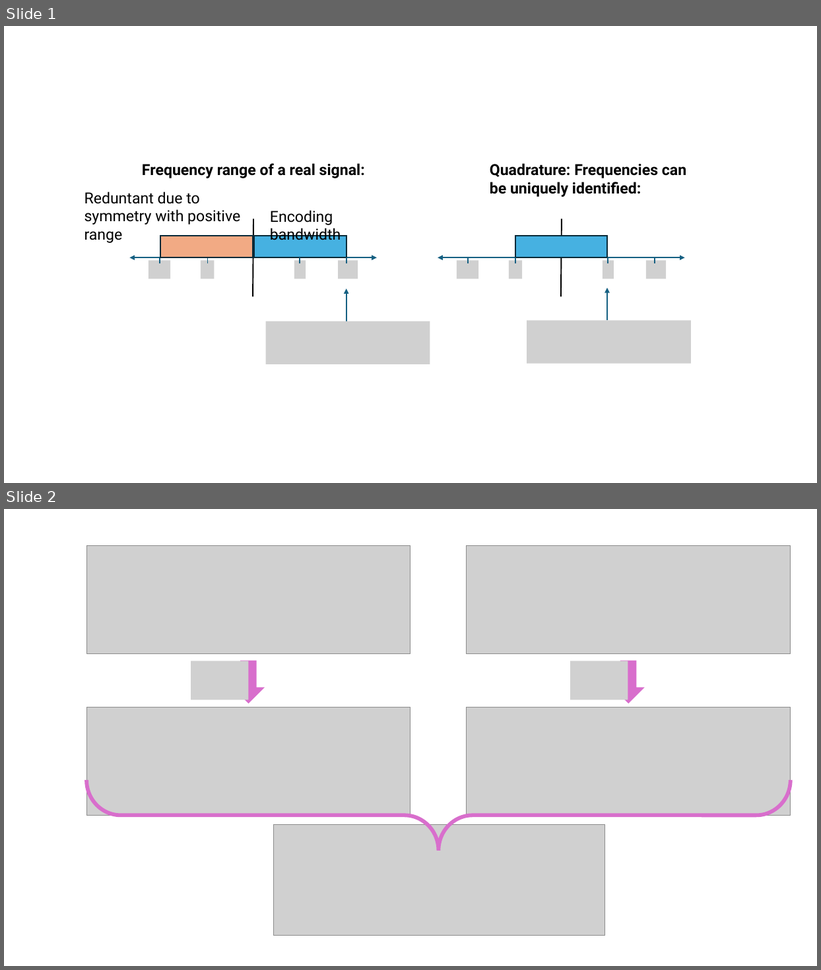
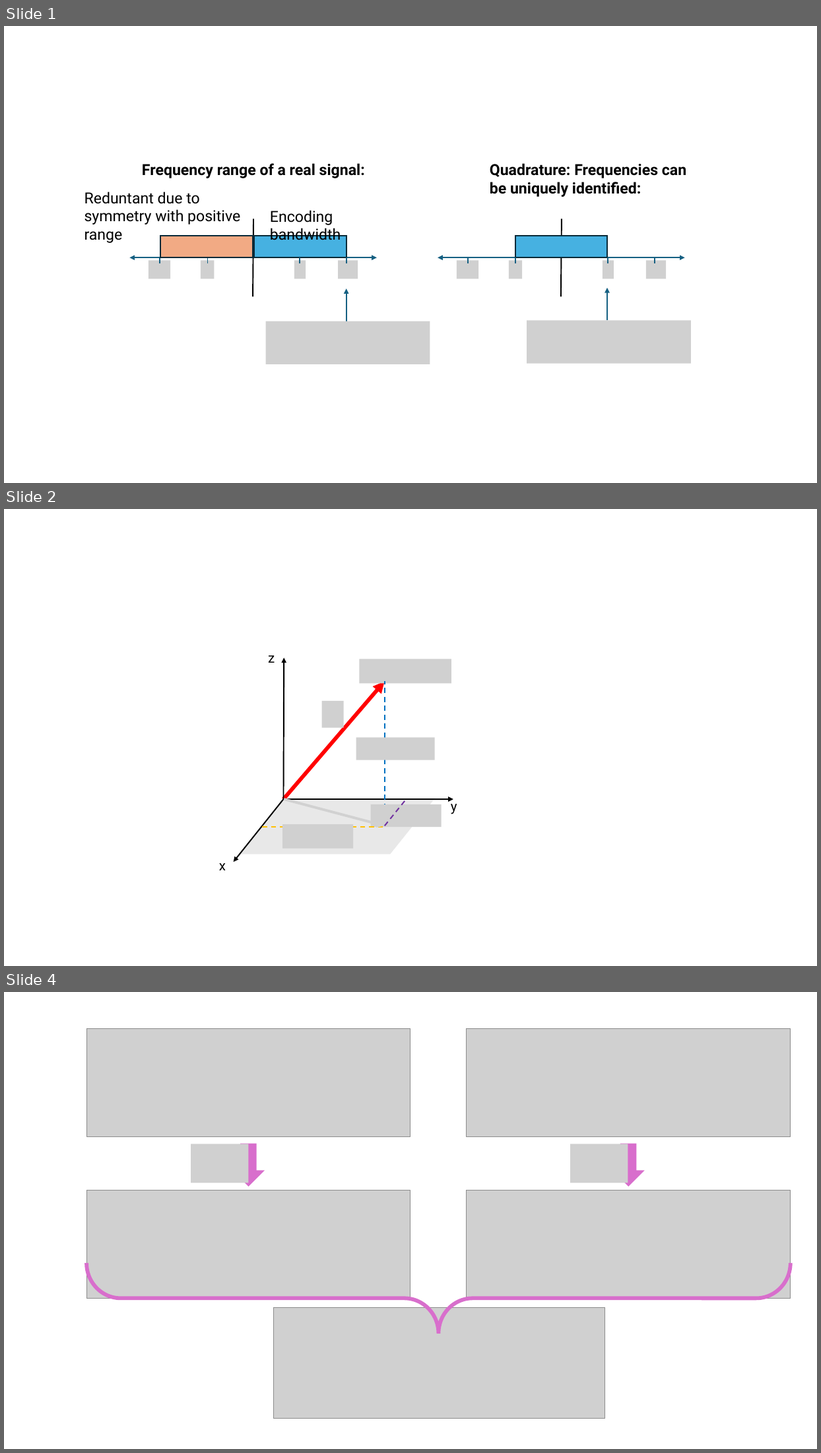
Before and after one commit to marlenekallass/NOS-FT-in-MRI-R-Tutorial, a slide deck: figures/figures.pptx. Shown one above the other, each under a label of ours: slides 1 and 2 before the commit, slides 1, 2 and 4 after it; the slides between them are not shown. The pictures are 821x970 and 821x1453 pixels, drawn with LibreOffice and Linux fonts; fonts in the diff are those of the drawing; grey boxes stand for pictures. Boxes give left, top, right and bottom in pixels: in the first picture for what was removed or moved away, otherwise in the second. Text is boxed around its words. In the diff, an @@ line names an element or a change of style, - is before the commit and + after.

```diff
--- a/figures/figures.pptx
+++ b/figures/figures.pptx
@@ slide 2 added at bbox=[4, 509, 817, 966], background #FFFFFF @@
@@ text added at bbox=[268, 656, 275, 663], 16 pt, text #000000 @@
+z
@@ arrow added from (283, 799) to (284, 658), #000000 1.5 pt @@
@@ picture added at bbox=[360, 659, 451, 683] @@
@@ arrow added from (283, 799) to (385, 682), #FF0000 4.5 pt @@
@@ line added from (385, 827) to (385, 682), #0070C0 1.5 pt dashed @@
@@ picture added at bbox=[322, 701, 344, 728] @@
@@ picture added at bbox=[356, 738, 435, 760] @@
@@ arrow added from (283, 799) to (234, 862), #000000 1.5 pt @@
@@ parallelogram added at bbox=[240, 799, 435, 855], fill #E8E8E8 @@
@@ arrow added from (283, 799) to (453, 799), #000000 1.5 pt @@
@@ arrow added from (284, 799) to (385, 826), #D1D1D1 3 pt @@
@@ picture added at bbox=[370, 805, 442, 827] @@
@@ line added from (385, 826) to (407, 799), #7030A0 1.5 pt dashed @@
@@ text added at bbox=[451, 799, 457, 815], 16 pt, text #000000 @@
+y
@@ picture added at bbox=[283, 824, 354, 849] @@
@@ line added from (262, 827) to (385, 827), #FFC000 1.5 pt dashed @@
@@ text added at bbox=[219, 863, 226, 871], 16 pt, text #000000 @@
+x
@@ what was slide 2 is now slide 4 @@
```
Also in this commit, not shown: 2 other slides added, 28 other files.
